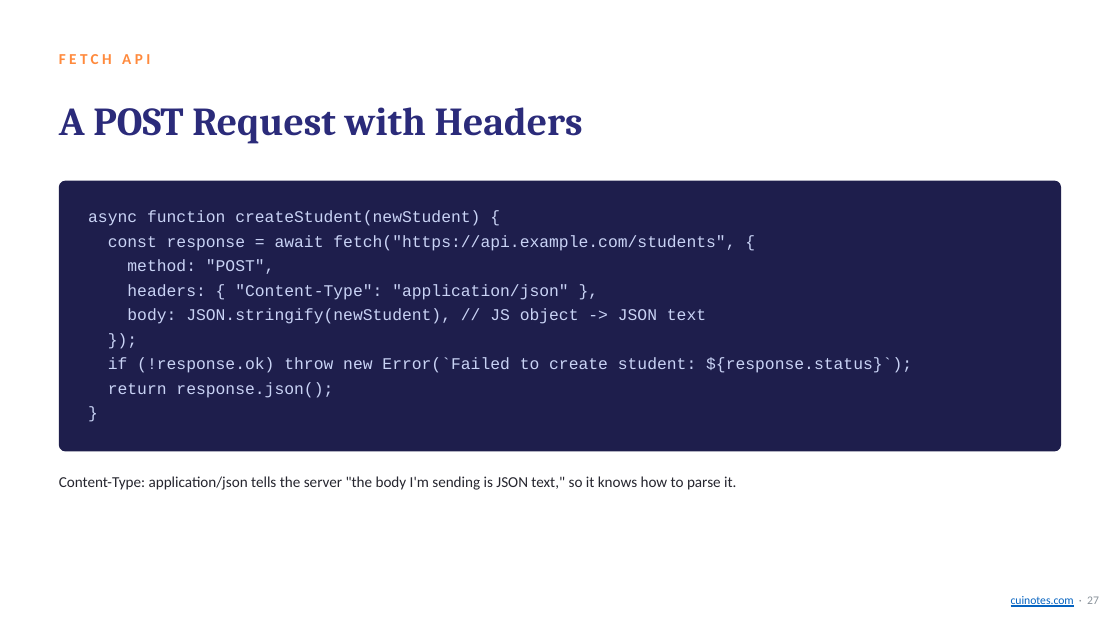
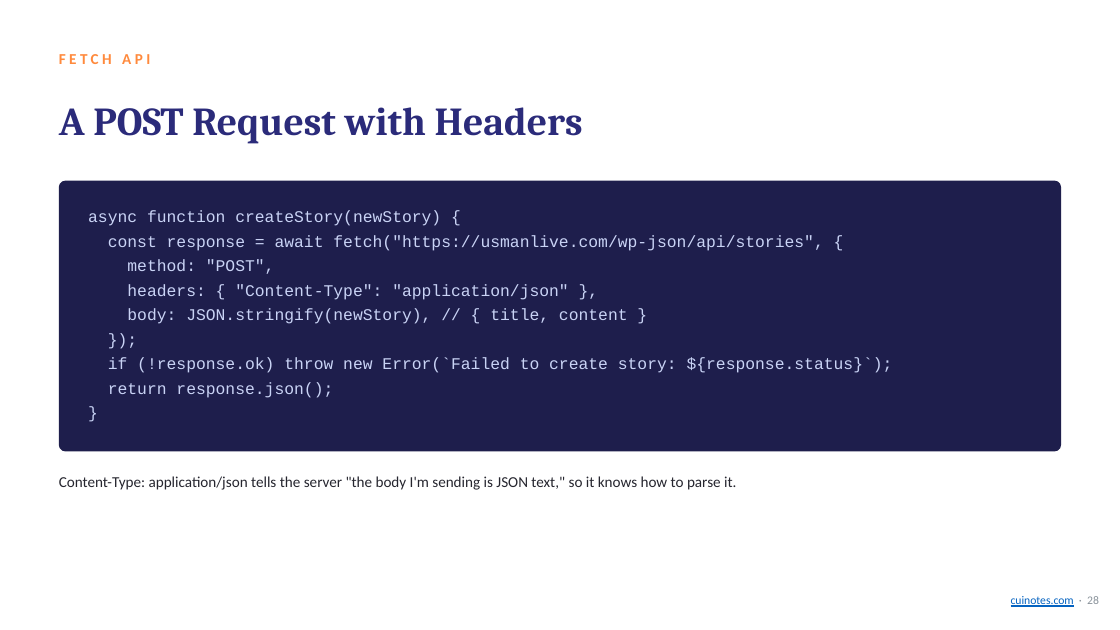
Before and after one commit to mua22/mern-web-book, a slide deck: slide 28 of slides/CSC336-Lecture-15-Async-JavaScript-Promises-and-Fetch.pptx (slide 27 before the commit). Drawn at 1120x630 pixels with LibreOffice and Linux fonts; fonts in the diff are those of the drawing. Boxes give left, top, right and bottom in pixels: in the first picture for what was removed or moved away, otherwise in the second. Text is boxed around its words. In the diff, an @@ line names an element or a change of style, - is before the commit and + after.

```diff
--- a/slides/CSC336-Lecture-15-Async-JavaScript-Promises-and-Fetch.pptx
+++ b/slides/CSC336-Lecture-15-Async-JavaScript-Promises-and-Fetch.pptx
@@ text at [88, 210, 823, 251]: text changed @@
-async function createStudent(newStudent) {
-const response = await fetch("https://api.example.com/students", {
+async function createStory(newStory) {
+const response = await fetch("https://usmanlive.com/wp-json/api/stories", {
@@ text at [127, 308, 628, 324]: text changed @@
-body: JSON.stringify(newStudent), // JS object -> JSON text
+body: JSON.stringify(newStory), // { title, content }
@@ text at [108, 357, 893, 373]: text changed @@
-if (!response.ok) throw new Error(`Failed to create student: ${response.status}`);
+if (!response.ok) throw new Error(`Failed to create story: ${response.status}`);
@@ text at [1011, 596, 1099, 607]: text changed @@
-cuinotes.com · 27
+cuinotes.com · 28
```
Also in this commit, not shown: 26 other slides changed, 3 slides added, 1 other file.
